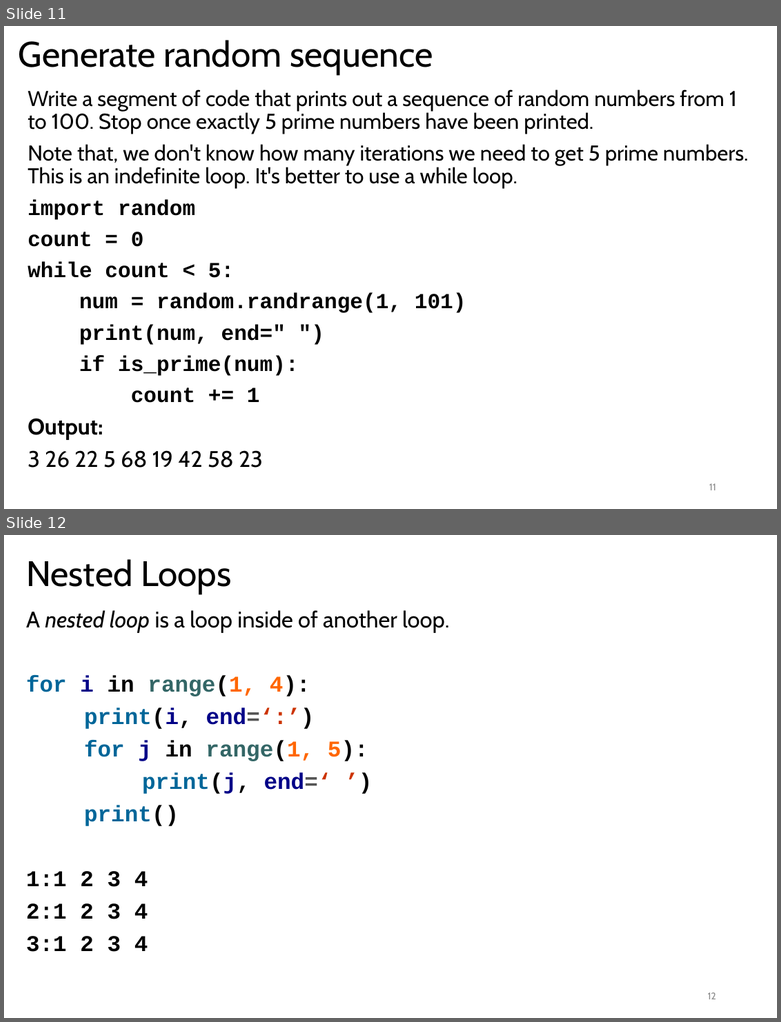
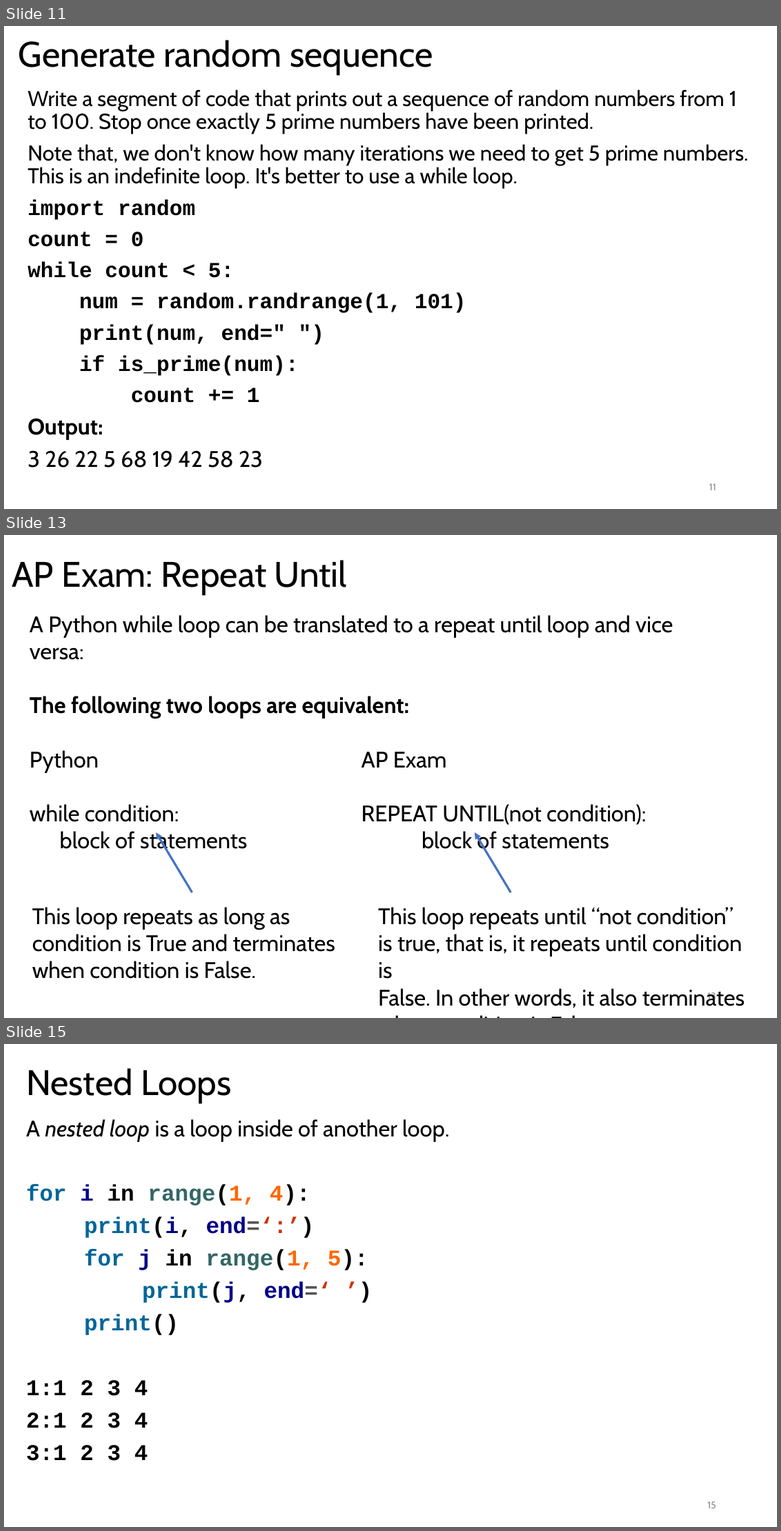
Before and after one commit to LongBaoNguyen/longbaonguyen.github.io, a slide deck: courses/apcsp/lect7.pptx. Shown one above the other, each under a label of ours: slides 11 and 12 before the commit, slides 11, 13 and 15 after it; the slides between them are not shown. The pictures are 781x1022 and 781x1531 pixels, drawn with LibreOffice and Linux fonts; fonts in the diff are those of the drawing. Boxes give left, top, right and bottom in pixels: in the first picture for what was removed or moved away, otherwise in the second. Text is boxed around its words. In the diff, an @@ line names an element or a change of style, - is before the commit and + after.

```diff
--- a/courses/apcsp/lect7.pptx
+++ b/courses/apcsp/lect7.pptx
@@ slide 13 added at box(4, 535, 777, 1018), background #FFFFFF @@
@@ title added at box(12, 560, 347, 594), 33 pt, text #000000 @@
+AP Exam: Repeat Until
@@ text added at box(30, 615, 673, 854), 21 pt, text #000000 @@
+A Python while loop can be translated to a repeat until loop and vice versa:
+The following two loops are equivalent:
+Python AP Exam
+while condition: REPEAT UNTIL(not condition):
+block of statements block of statements
@@ arrow added from (192, 893) to (156, 832), #4472C4 2 pt @@
@@ arrow added from (511, 893) to (475, 832), #4472C4 2 pt @@
@@ text added at box(32, 907, 335, 979), 21 pt, text #000000 @@
+This loop repeats as long as
+condition is True and terminates
+when condition is False.
@@ text added at box(378, 907, 744, 1008), 21 pt, text #000000 @@
+This loop repeats until “not condition”
+is true, that is, it repeats until condition is
+False. In other words, it also terminates
+when condition is False.
@@ page number added at box(707, 991, 716, 1002), 9 pt, text #8C8C8C @@
+13
@@ what was slide 12 is now slide 15 @@
@@ page number at box(707, 1501, 716, 1508): text changed @@
-12
+15
```
Also in this commit, not shown: 1 slide changed, 2 other slides added, 1 other file.
